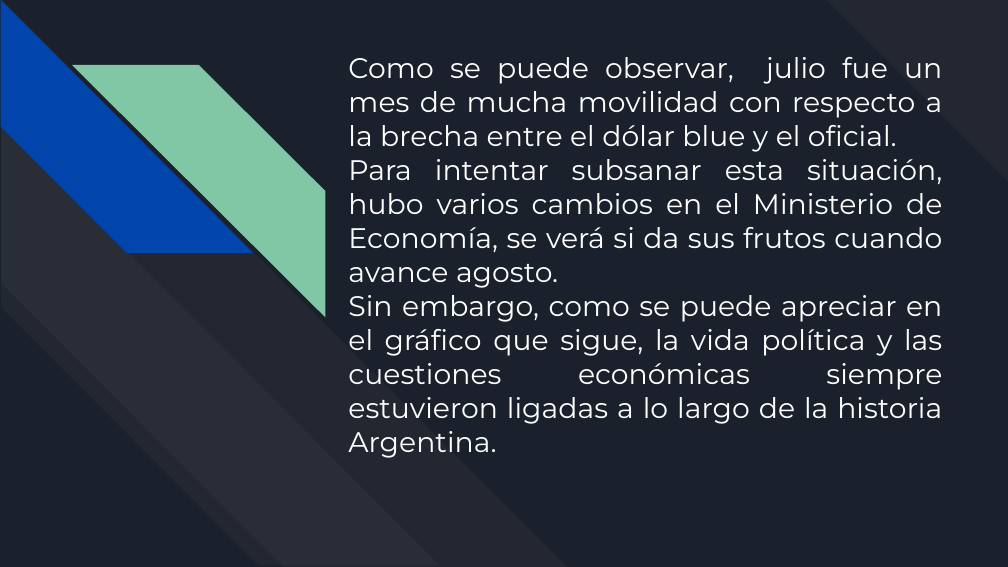
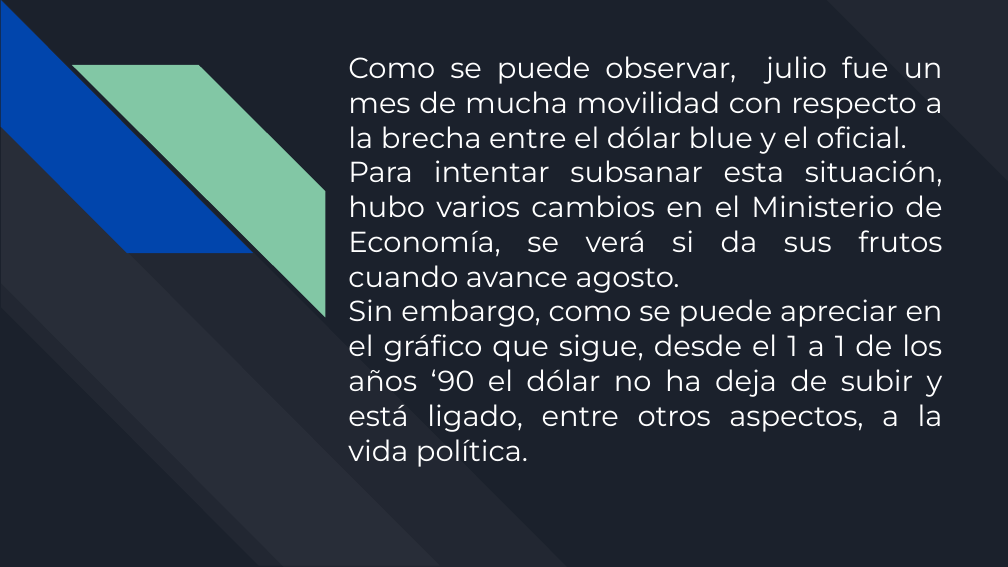
Before and after one commit to alimusac/TP2-Musacchio, a slide deck: slide 3 of TP1.pptx. Drawn at 1008x567 pixels with LibreOffice and Linux fonts; fonts in the diff are those of the drawing. Boxes give left, top, right and bottom in pixels: in the first picture for what was removed or moved away, otherwise in the second. Text is boxed around its words. In the diff, an @@ line names an element or a change of style, - is before the commit and + after.

```diff
--- a/TP1.pptx
+++ b/TP1.pptx
@@ title at [348,56,943,293]: size 20.2 to 20.7 pt in "Como se puede observar, julio fue un ...", "Para intentar subsanar esta situación, hubo varios ..." @@
@@ title at [348,299,943,467]: text changed; size 20.2 to 20.7 pt @@
-Sin embargo, como se puede apreciar en el gráfico que sigue, la vida política y las cuestiones económicas siempre estuvieron ligadas a lo largo de la historia Argentina.
+Sin embargo, como se puede apreciar en el gráfico que sigue, desde el 1 a 1 de los años ‘90 el dólar no ha deja de subir y está ligado, entre otros aspectos, a la vida política.
```
Also in this commit, not shown: 1 slide added, 1 slide removed.
